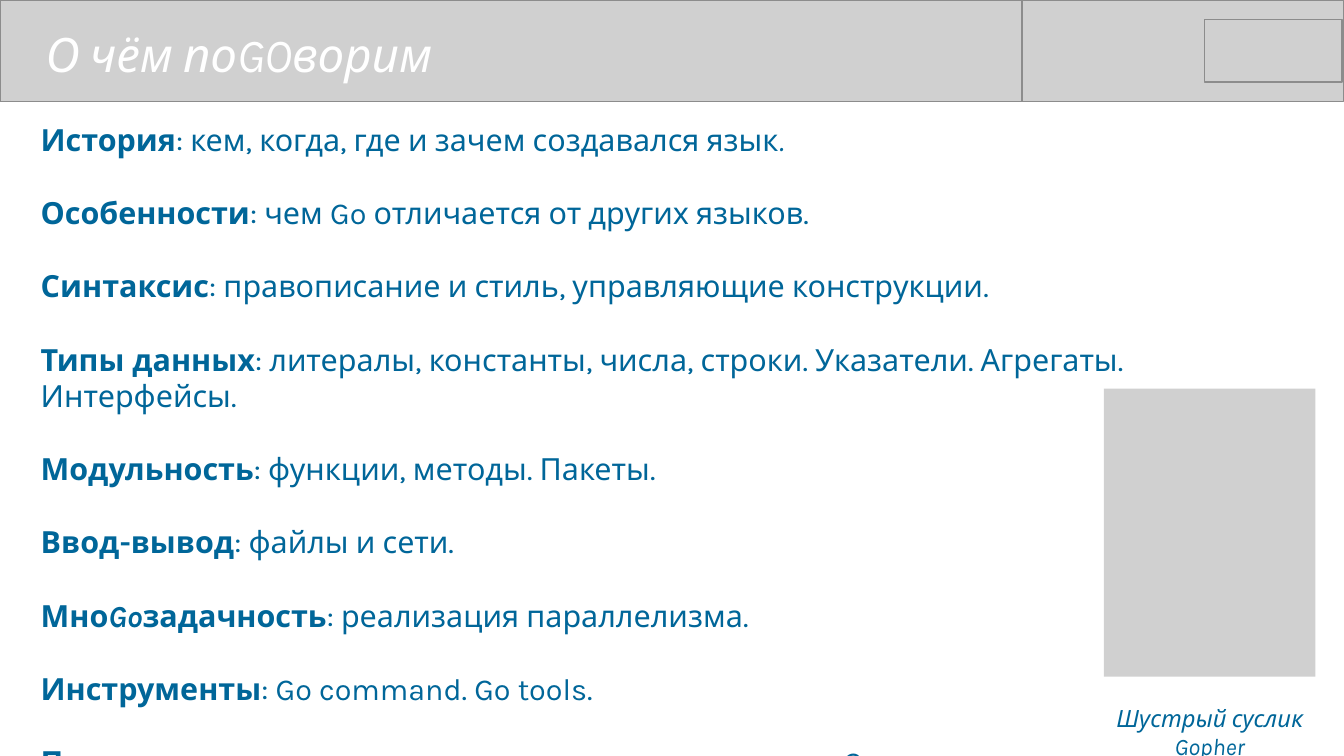
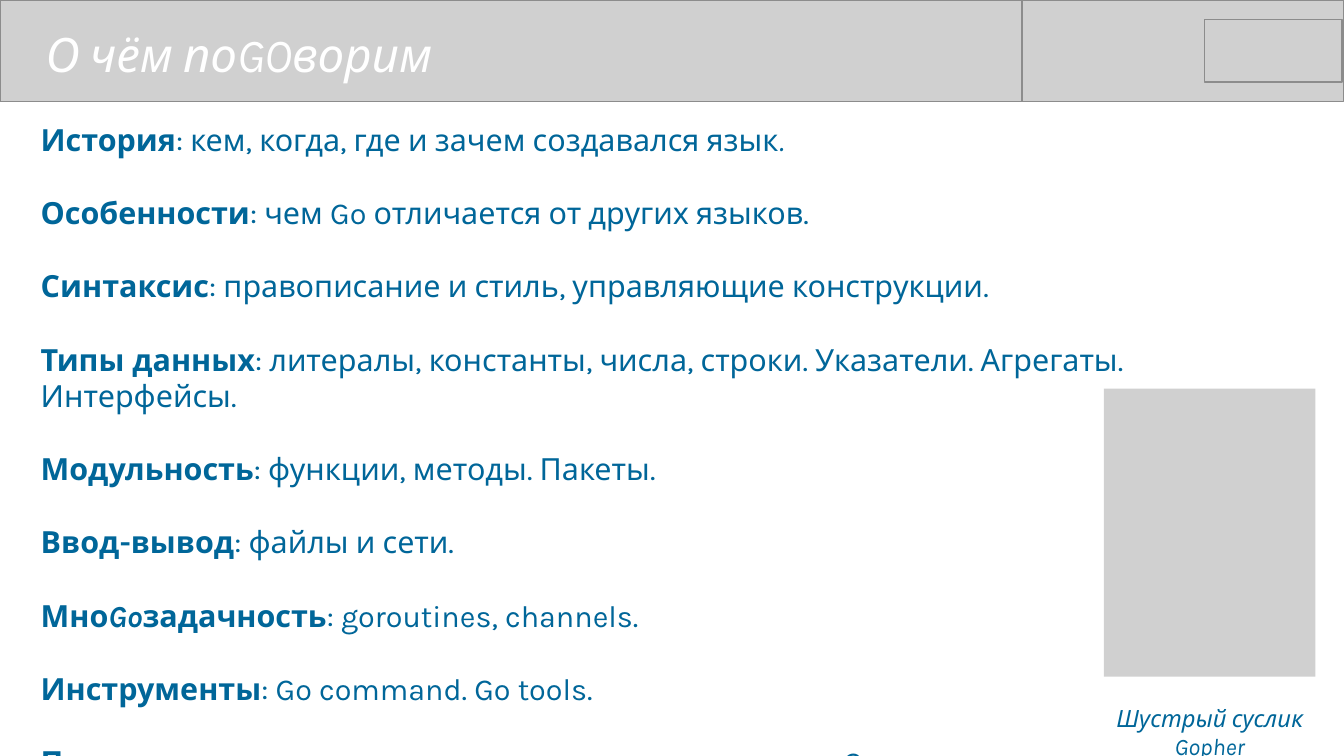
Before and after one commit to mike-shock/Go_language, a slide deck: slide 2 of Go_Intro.odp. Drawn at 1344x756 pixels with LibreOffice and Linux fonts; fonts in the diff are those of the drawing; grey boxes stand for pictures. Boxes give left, top, right and bottom in pixels: in the first picture for what was removed or moved away, otherwise in the second. Text is boxed around its words. In the diff, an @@ line names an element or a change of style, - is before the commit and + after.

```diff
--- a/Go_Intro.odp
+++ b/Go_Intro.odp
@@ text at <box>41,605,638,635</box>: text changed @@
-МноGoзадачность: реализация параллелизма.
+МноGoзадачность: goroutines, channels.
```
Also in this commit, not shown: 12 other slides changed.
